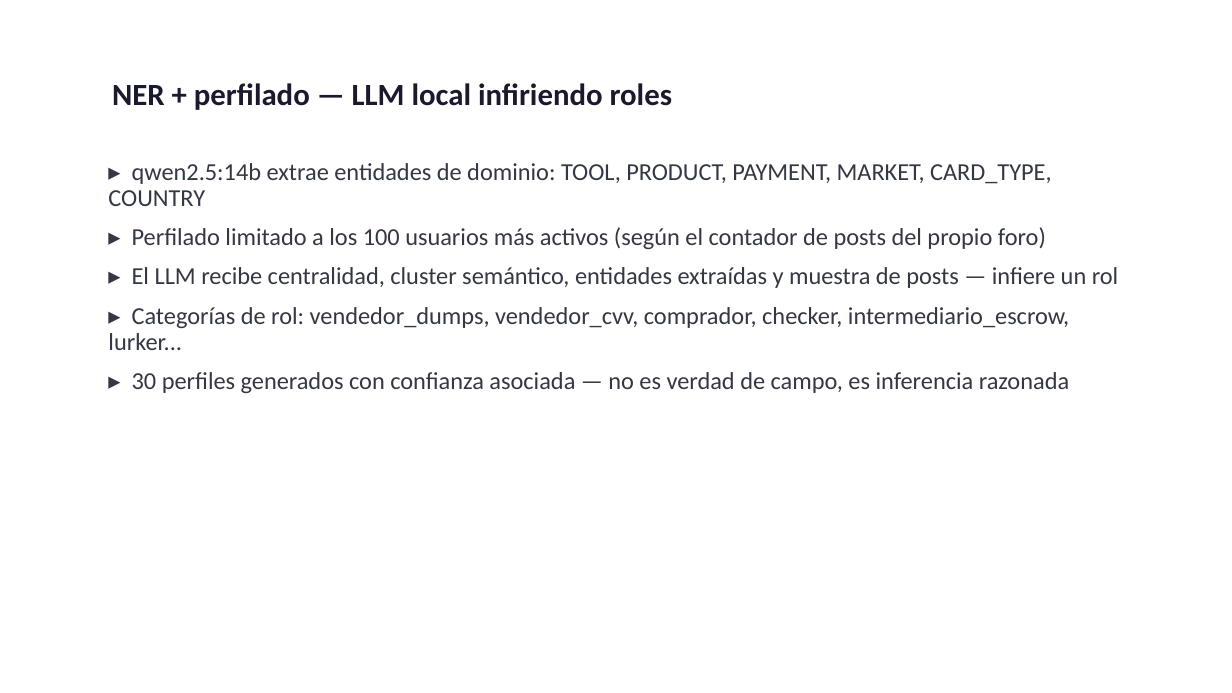
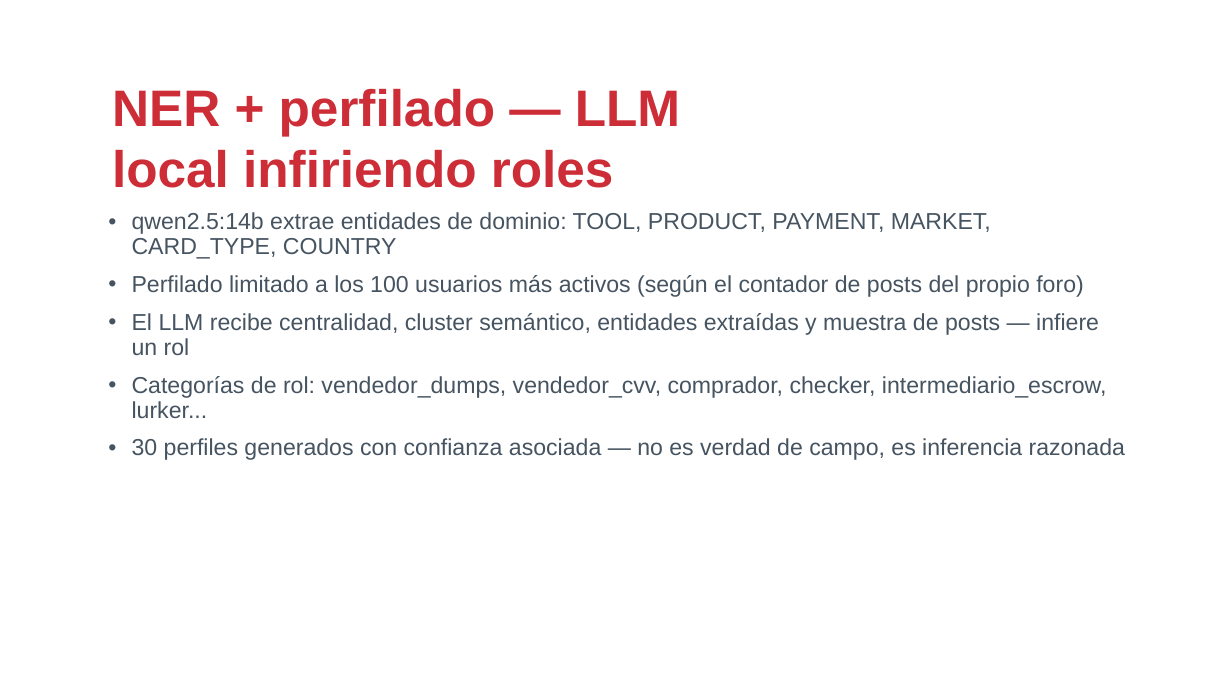
Before and after one commit to drj3ky11/FearOfTheDark, a slide deck: slide 16 of CardingForums/csbc26_caso_cardingforums.pptx. Drawn at 1232x693 pixels with LibreOffice and Linux fonts; fonts in the diff are those of the drawing; background and template pictures are left out. Boxes give left, top, right and bottom in pixels: in the first picture for what was removed or moved away, otherwise in the second. Text is boxed around its words. In the diff, an @@ line names an element or a change of style, - is before the commit and + after.

```diff
--- a/CardingForums/csbc26_caso_cardingforums.pptx
+++ b/CardingForums/csbc26_caso_cardingforums.pptx
@@ text "NER + perfilado — LLM ..." at box(112, 89, 680, 188): size 24 to 40 pt, font Calibri to Arial, text colour #1A1A2E to #CD2D37 @@
@@ text at box(132, 212, 1125, 460): text changed; size 19 to 18 pt; font Calibri to Arial; text colour #333844 to #465461 @@
-▸ qwen2.5:14b extrae entidades de dominio: TOOL, PRODUCT, PAYMENT, MARKET, CARD_TYPE, COUNTRY
-▸ Perfilado limitado a los 100 usuarios más activos (según el contador de posts del propio foro)
-▸ El LLM recibe centralidad, cluster semántico, entidades extraídas y muestra de posts — infiere un rol
-▸ Categorías de rol: vendedor_dumps, vendedor_cvv, comprador, checker, intermediario_escrow, lurker...
-▸ 30 perfiles generados con confianza asociada — no es verdad de campo, es inferencia razonada
+• qwen2.5:14b extrae entidades de dominio: TOOL, PRODUCT, PAYMENT, MARKET, CARD_TYPE, COUNTRY
+• Perfilado limitado a los 100 usuarios más activos (según el contador de posts del propio foro)
+• El LLM recibe centralidad, cluster semántico, entidades extraídas y muestra de posts — infiere un rol
+• Categorías de rol: vendedor_dumps, vendedor_cvv, comprador, checker, intermediario_escrow, lurker...
+• 30 perfiles generados con confianza asociada — no es verdad de campo, es inferencia razonada
```
Also in this commit, not shown: 20 other slides changed, 7 other files.
